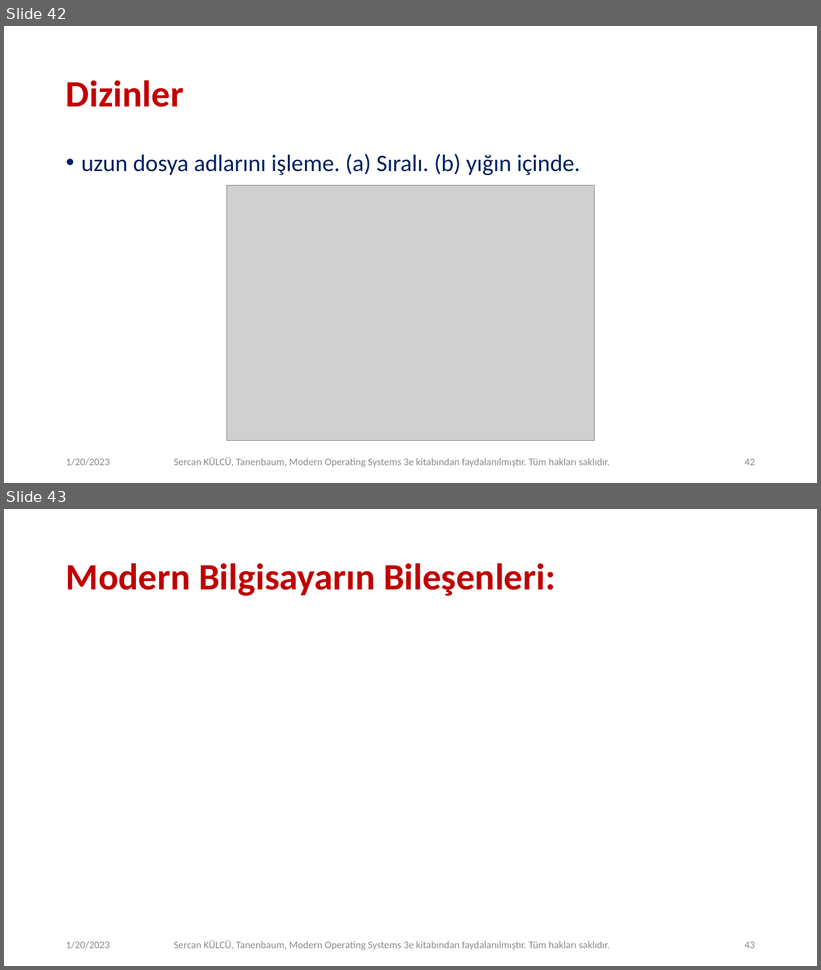
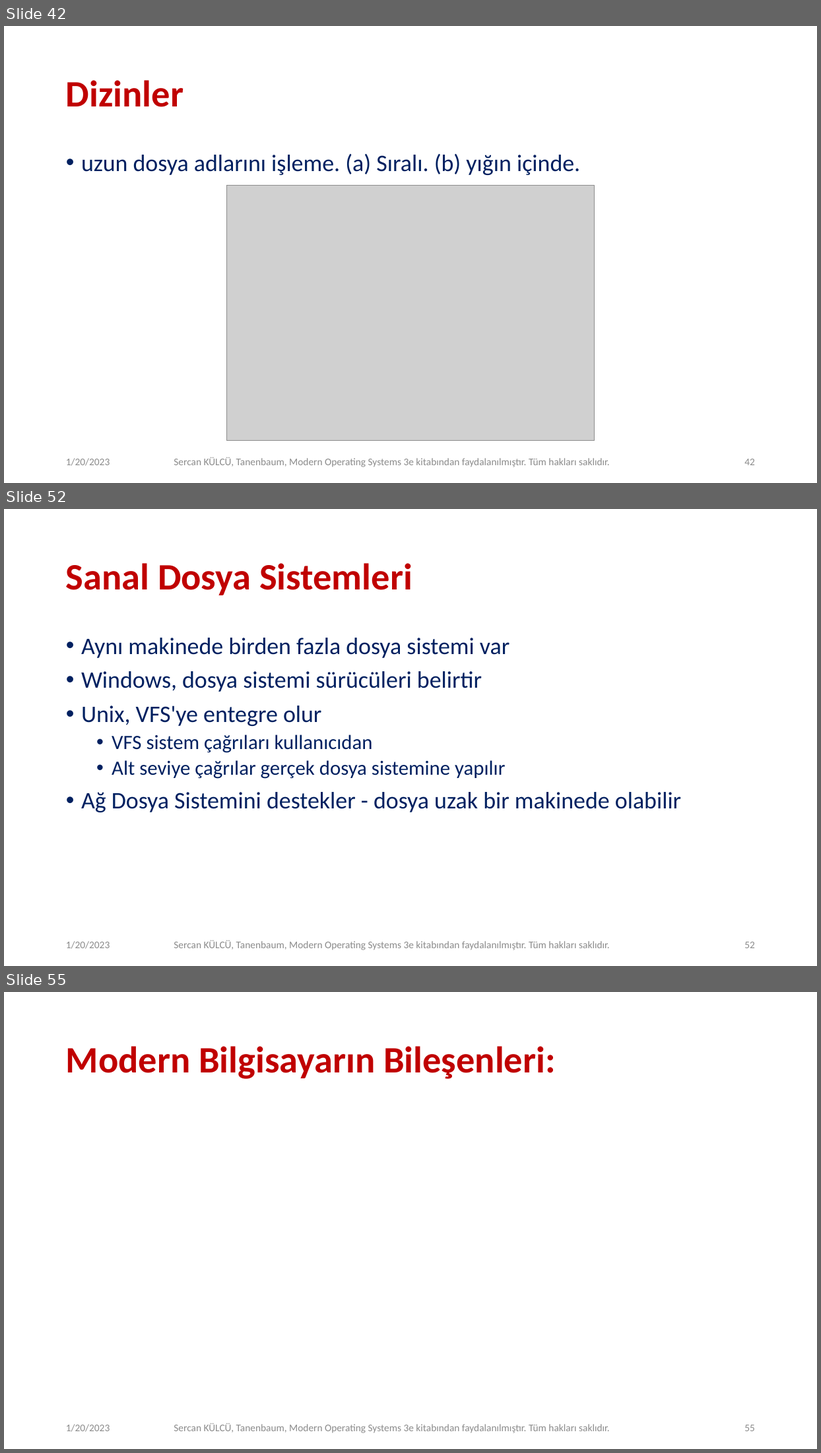
Before and after one commit to sercankulcu/sercankulcu.github.io, a slide deck: files/os/4_Bolum_4_Dosya.pptx. Shown one above the other, each under a label of ours: slides 42 and 43 before the commit, slides 42, 52 and 55 after it; the slides between them are not shown. The pictures are 821x970 and 821x1453 pixels, drawn with LibreOffice and Linux fonts; fonts in the diff are those of the drawing; grey boxes stand for pictures. Boxes give left, top, right and bottom in pixels: in the first picture for what was removed or moved away, otherwise in the second. Text is boxed around its words. In the diff, an @@ line names an element or a change of style, - is before the commit and + after.

```diff
--- a/files/os/4_Bolum_4_Dosya.pptx
+++ b/files/os/4_Bolum_4_Dosya.pptx
@@ slide 52 added at box(4, 509, 817, 966), background #FFFFFF @@
@@ title added at box(66, 563, 413, 595), 44 pt, text #C00000, bold @@
+Sanal Dosya Sistemleri
@@ text added at box(81, 638, 681, 813), 28 pt, text #002060 @@
+• Aynı makinede birden fazla dosya sistemi var
+• Windows, dosya sistemi sürücüleri belirtir
+• Unix, VFS'ye entegre olur
+  • VFS sistem çağrıları kullanıcıdan
+  • Alt seviye çağrılar gerçek dosya sistemine yapılır
+• Ağ Dosya Sistemini destekler - dosya uzak bir makinede olabilir
@@ text added at box(66, 941, 110, 949), 12 pt, text #8C8C8C @@
+1/20/2023
@@ text added at box(174, 941, 610, 951), 12 pt, text #8C8C8C @@
+Sercan KÜLCÜ, Tanenbaum, Modern Operating Systems 3e kitabından faydalanılmıştır. Tüm hakları saklıdır.
@@ page number added at box(745, 942, 755, 949), 12 pt, text #8C8C8C @@
+52
@@ what was slide 43 is now slide 55 @@
@@ page number at box(745, 1425, 755, 1432): text changed @@
-43
+55
```
Also in this commit, not shown: 34 other slides added, 1 other file.
